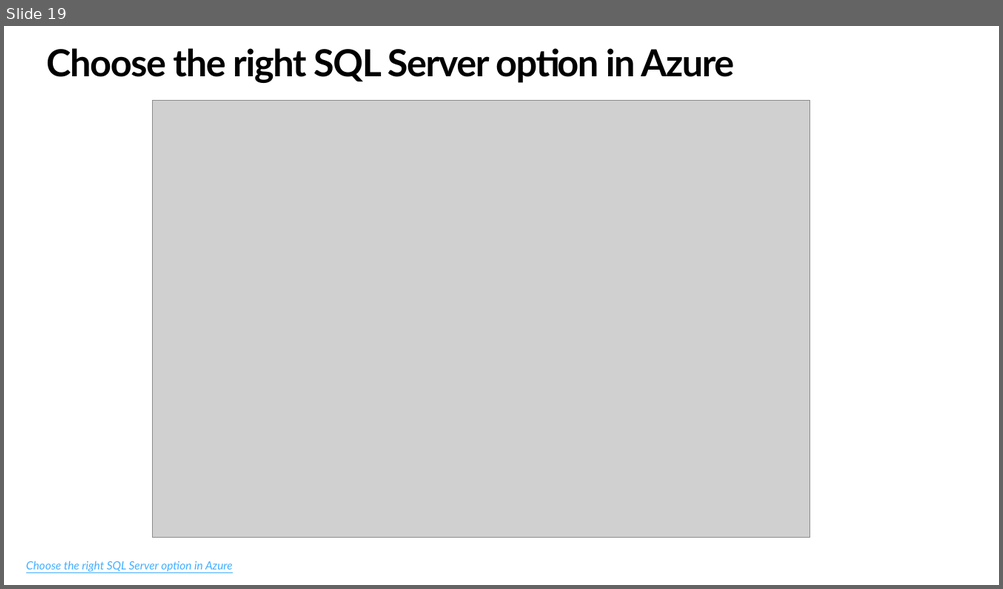
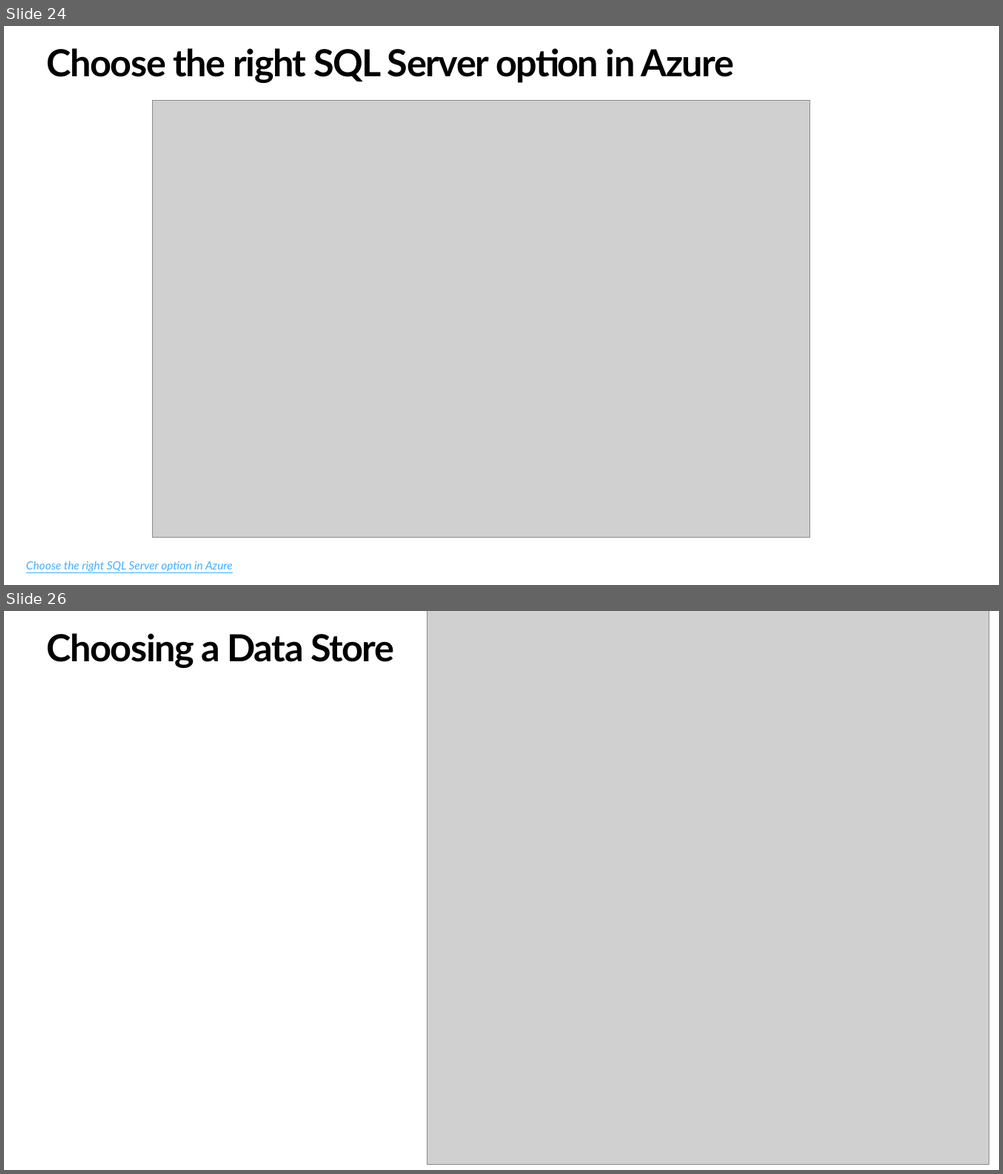
Before and after one commit to sastrykn/azserviceswhentouse, a slide deck: When to Use What-Azure Services.pptx. Shown one above the other, each under a label of ours: slide 19 before the commit, slides 24 and 26 after it; the slides between them are not shown. The pictures are 1003x589 and 1003x1174 pixels, drawn with LibreOffice and Linux fonts; fonts in the diff are those of the drawing; grey boxes stand for pictures. Boxes give left, top, right and bottom in pixels: in the first picture for what was removed or moved away, otherwise in the second. Text is boxed around its words. In the diff, an @@ line names an element or a change of style, - is before the commit and + after.

```diff
--- a/When to Use What-Azure Services.pptx
+++ b/When to Use What-Azure Services.pptx
@@ slide 26 added at [4, 611, 999, 1170], background #FFFFFF @@
@@ picture added at [427, 611, 989, 1165] @@
@@ title added at [46, 633, 394, 668], 36 pt, text #000000, bold @@
+Choosing a Data Store
@@ what was slide 19 is now slide 24 @@
```
Also in this commit, not shown: 9 slides changed, 11 other slides added.
